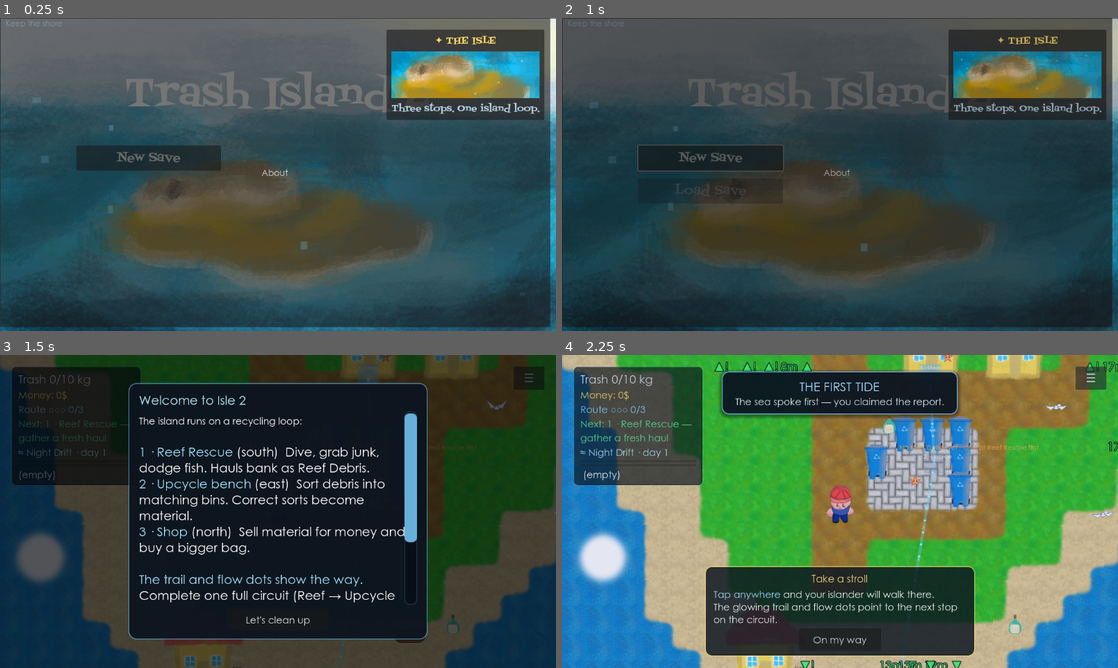
Above: before the commit, frames 1-4 (two rows, left to right).
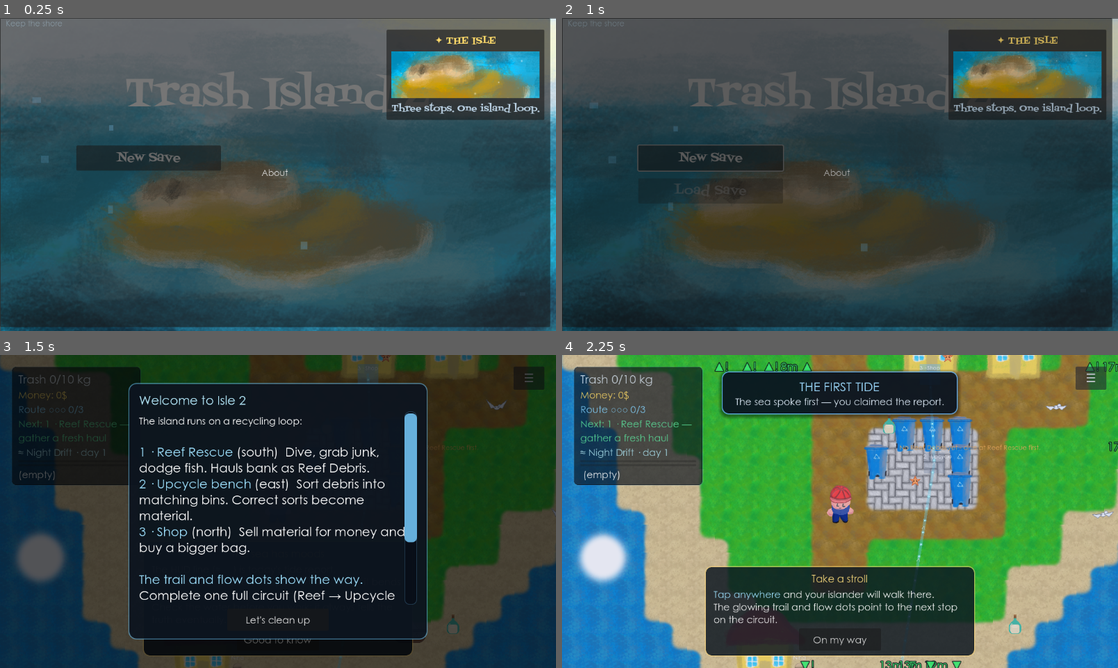
Above: after the commit, the same moments.

Repository: helloworld2540/isle2
Game: Godot game, scene res://scenes/main_menu.tscn
Same seed, same stepped clock (60 frames per second), same inputs: the game is played once before the commit and once after it.
Inputs (mouse positions are in pixels of both pictures, inside the frame that each line leads up to):
- Up to frame 1 (0.25 s): no input
- Up to frame 2 (1 s): tap Enter (ui_accept) at 0.5, 0.77 s; move the mouse to (962, 158) at 0.52 s; tap Tab at 0.6 s; click (962, 158) at 0.67 s
- Up to frame 3 (1.5 s): tap Enter (ui_accept) at 1.07 s; click "☰" at 1.25 s
- Up to frame 4 (2.25 s): click "Let's clean up" at 2 s

Frames 1-2 are identical in both runs. In frame 3, 2.5% of the frame differs, in the area x 25-75%, y 90-97%; in frame 4, nothing differs.

Commit message:
feat: [`docs`] Two real boot bugs: the About canvas path, and the tide-nudge spawn
Caught b

Diff:
--- a/scripts/tutorial_director.gd
+++ b/scripts/tutorial_director.gd
@@ -251,9 +251,12 @@
 	hint.dismissed.connect(_on_hint_dismissed)
 	var scene := get_tree().current_scene
 	if scene:
-		scene.add_child(hint)
+		# Deferred: the banner calls a nudge from its own _ready, while the
+		# tree is still setting up — a direct add_child here fails loudly
+		# and the card (and its nudge) silently never lands.
+		scene.call_deferred("add_child", hint)
 	else:
-		get_tree().root.add_child(hint)
+		get_tree().root.call_deferred("add_child", hint)
 	_active_hint = hint
 
 
--- a/scripts/wm_menu.gd
+++ b/scripts/wm_menu.gd
@@ -35,7 +35,7 @@
 
 @onready var settings_button: Button = $MenuPanel/Center/Card/HBoxContainer/Infobox/SettingsButton
 @onready var about_button: Button = $MenuPanel/Center/Card/HBoxContainer/VBoxContainer/AboutButton
-@onready var about_canvas: CanvasLayer = $Menu/AboutCanvas
+@onready var about_canvas: CanvasLayer = $AboutCanvas
 @onready var settings_view: PanelContainer = $MenuPanel/Center/Card/HBoxContainer/Infobox/SettingsView
 @onready var settings_panel: VBoxContainer = $MenuPanel/Center/Card/HBoxContainer/Infobox/SettingsView/SettingsPanel
 @onready var confirm_panel = $ConfirmPanel
Not shown, changed: TODO.md
